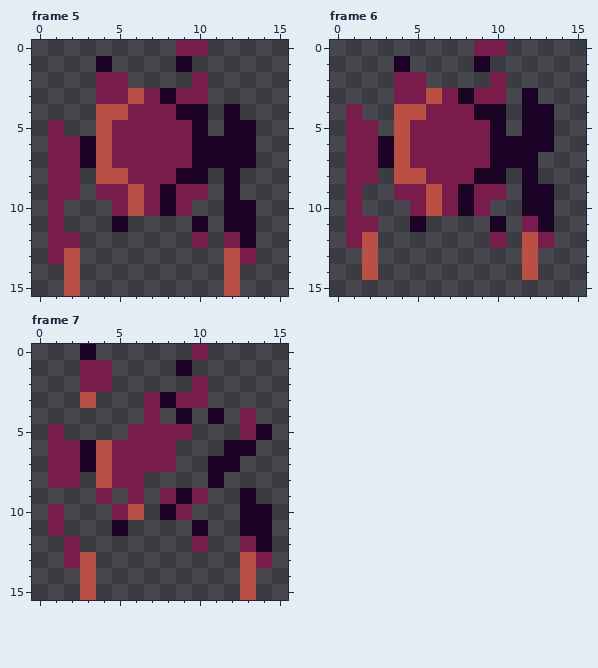
One commit to this pixel-art file: graphics/src/turret.aseprite. Above: the version before the commit.
16x16 pixels, 9 frames. Shown: frame 5, frame 6, frame 7. The commit also changed other frames, which this record leaves out.
And afterwards:
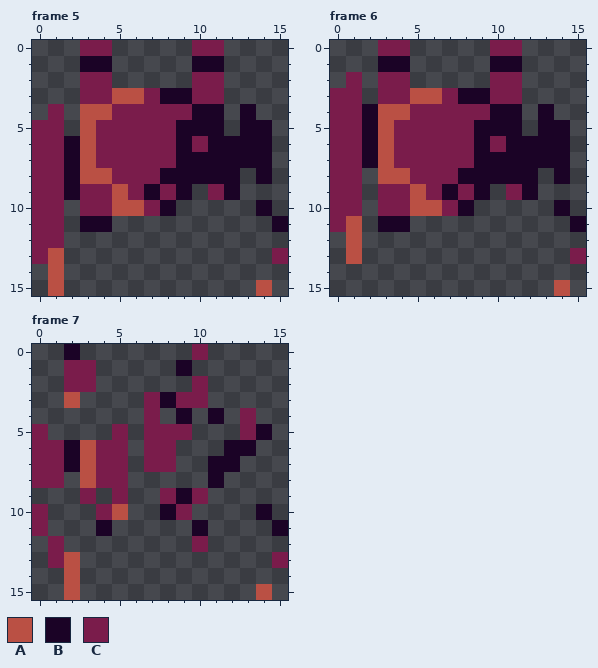
Palette (. is transparent): A #ba5044  B #1b0326  C #7a1c4b
Change:
--- frame 5
@@ x 0..15 @@
- 0 .........CC.....
- 1 ....B....B......
- 2 ....CC....C.....
- 3 ....CCACBCC.....
- 4 ....AACCCBB.B...
- 5 .C..ACCCCCB.BB..
- 6 .CCBACCCCCBBBB..
- 7 .CCBACCCCCBBBB..
- 8 .CC.AACCCBB.B...
- 9 .CC.CCACBCC.B...
-10 .C...CACBC..BB..
-11 .C...B....B.BB..
-12 .CC.......C.CB..
-13 .CA.........AC..
-14 ..A.........A...
-15 ..A.........A...
+ 0 ...CC.....CC....
+ 1 ...BB.....BB....
+ 2 ...CC.....CC....
+ 3 ...CCAACBBCC....
+ 4 .C.AACCCCCBB.B..
+ 5 CC.ACCCCCBBB.BB.
+ 6 CCBACCCCCBCBBBB.
+ 7 CCBACCCCCBBBBBB.
+ 8 CCBAACCCBBBBB.B.
+ 9 CCBCCACBCB.CB...
+10 CC.CCAACB.....B.
+11 CC.BB..........B
+12 CC..............
+13 CA.............C
+14 .A..............
+15 .A............A.
--- frame 6
@@ x 0..15 @@
- 0 .........CC.....
- 1 ....B....B......
- 2 ....CC....C.....
- 3 ....CCACBCC.B...
- 4 .C..AACCCBB.BB..
- 5 .CC.ACCCCCB.BB..
- 6 .CCBACCCCCBBBB..
- 7 .CCBACCCCCBBB...
- 8 .CC.AACCCBB.B...
- 9 .C..CCACBCC.BB..
-10 .C...CACBC..BB..
-11 .CC..B....B.CB..
-12 .CA.......C.AC..
-13 ..A.........A...
-14 ..A.........A...
-15 ................
+ 0 ...CC.....CC....
+ 1 ...BB.....BB....
+ 2 .C.CC.....CC....
+ 3 CC.CCAACBBCC....
+ 4 CCBAACCCCCBB.B..
+ 5 CCBACCCCCBBB.BB.
+ 6 CCBACCCCCBCBBBB.
+ 7 CCBACCCCCBBBBBB.
+ 8 CC.AACCCBBBBB.B.
+ 9 CC.CCACBCB.CB...
+10 CC.CCAACB.....B.
+11 CA.BB..........B
+12 .A..............
+13 .A.............C
+14 ................
+15 ..............A.
--- frame 7
@@ x 0..15 @@
- 0 ...B......C.....
- 1 ...CC....B......
- 2 ...CC.....C.....
- 3 ...A...CBCC.....
+ 0 ..B.......C.....
+ 1 ..CC.....B......
+ 2 ..CC......C.....
+ 3 ..A....CBCC.....
  4 .......C.B.B.C..
- 5 .C....CCCC...CB.
- 6 .CCBACCCC...BB..
- 7 .CCBACCCC..BB...
- 8 .CC.ACC....B....
- 9 ....C.C.CBC..B..
-10 .C...CA.BC...BB.
-11 .C...B....B..BB.
-12 ..C.......C..CB.
-13 ..CA.........AC.
-14 ...A.........A..
-15 ...A.........A..
+ 5 C....C.CCC...CB.
+ 6 CCBACC.CC...BB..
+ 7 CCBACC.CC..BB...
+ 8 CC.ACC.....B....
+ 9 ...C.C..CBC.....
+10 C...CA..BC....B.
+11 C...B.....B....B
+12 .C........C.....
+13 .CA............C
+14 ..A.............
+15 ..A...........A.
Where, in picture pixels (left, top, right, bottom), the same in both pictures:
changed: (32, 40, 288, 296)
changed: (330, 40, 586, 296)
changed: (32, 344, 144, 600)
changed: (240, 488, 288, 600)
